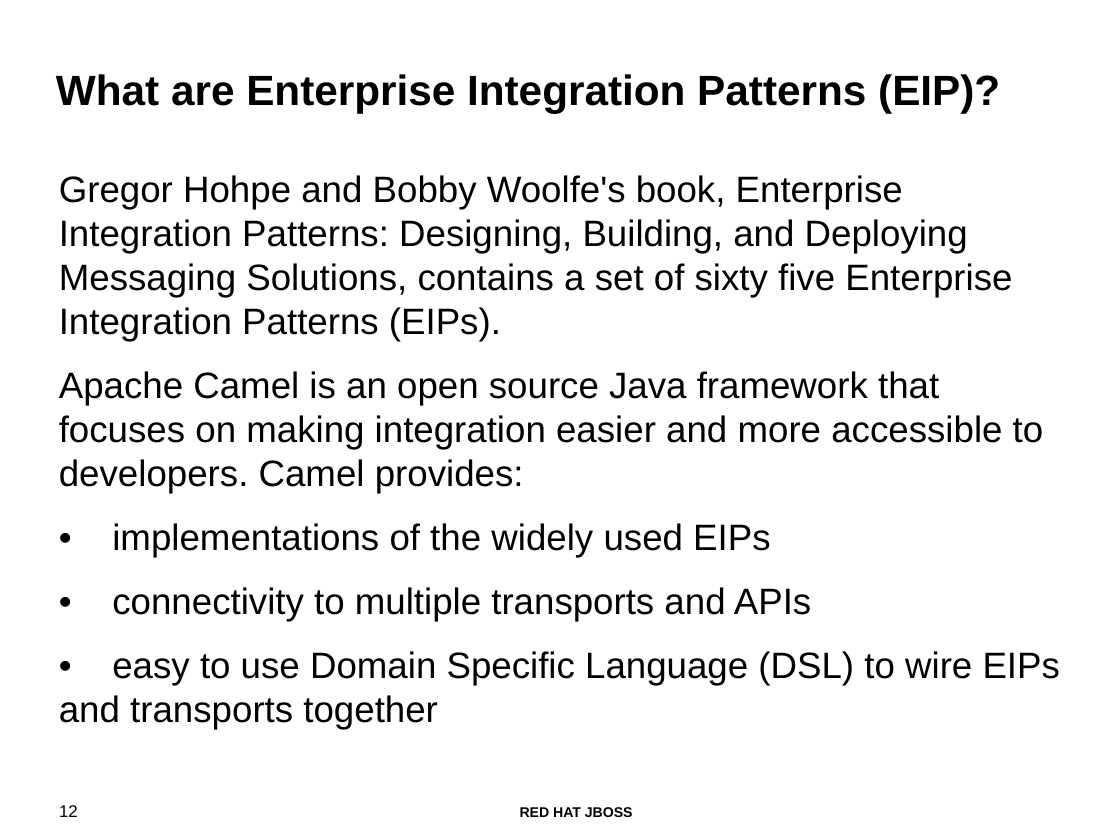
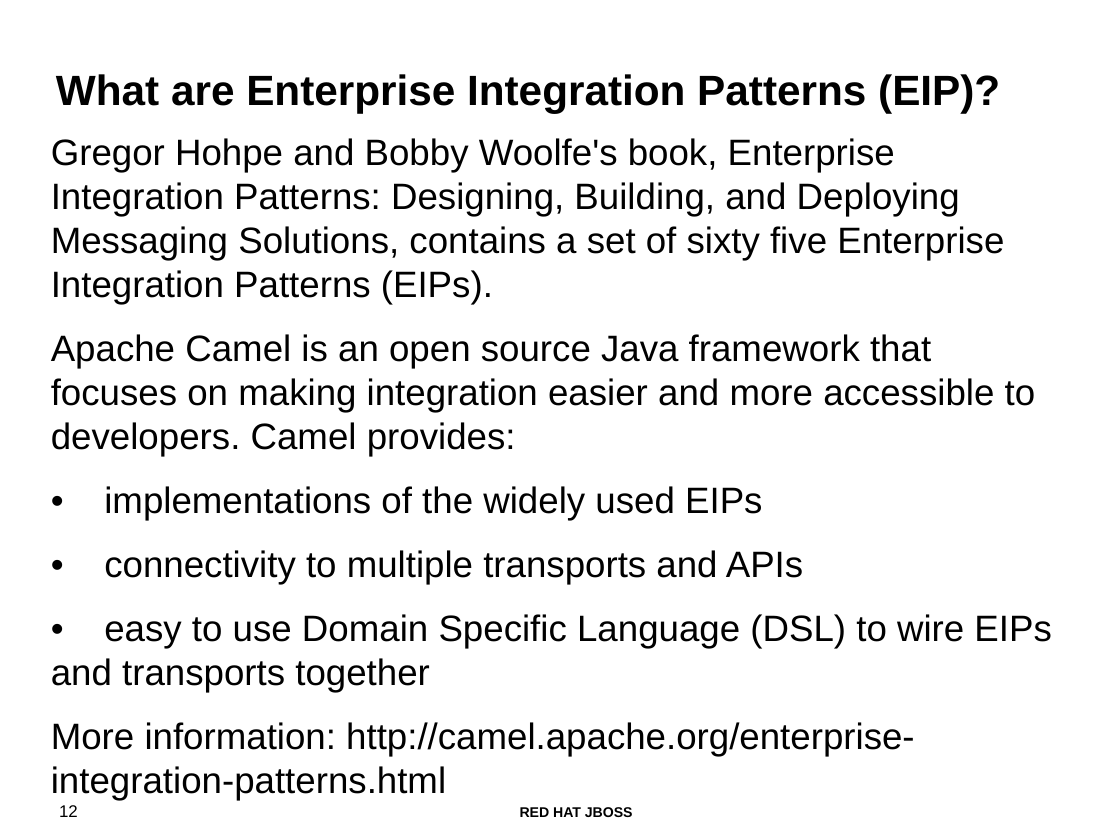
Before and after one commit to ikarus2k/fuse-eip-quickstart, a slide deck: slide 12 of webinar 04162013 - Getting started with Fuse.odp. Drawn at 1120x840 pixels with LibreOffice and Linux fonts; fonts in the diff are those of the drawing; background and template pictures are left out. Boxes give left, top, right and bottom in pixels: in the first picture for what was removed or moved away, otherwise in the second. Text is boxed around its words. In the diff, an @@ line names an element or a change of style, - is before the commit and + after.

```diff
--- a/webinar 04162013 - Getting started with Fuse.odp
+++ b/webinar 04162013 - Getting started with Fuse.odp
@@ text "Gregor Hohpe and Bobby Woolfe's ..." moved from (x1=59, y1=175, x2=1060, y2=723) to (x1=51, y1=138, x2=1051, y2=800) @@
@@ text at (x1=51, y1=722, x2=915, y2=800): paragraph added @@
+More information: http://camel.apache.org/enterprise-integration-patterns.html
```
Also in this commit, not shown: 5 other slides changed, 1 slide added, 1 slide removed.
